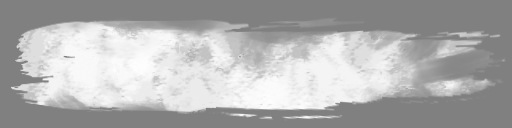
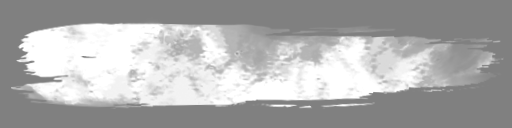
Before/after of a 512x128 layered artwork. What changed in the layer stack:
painted on "Group 1 copy" over [11, 17, 506, 121]
